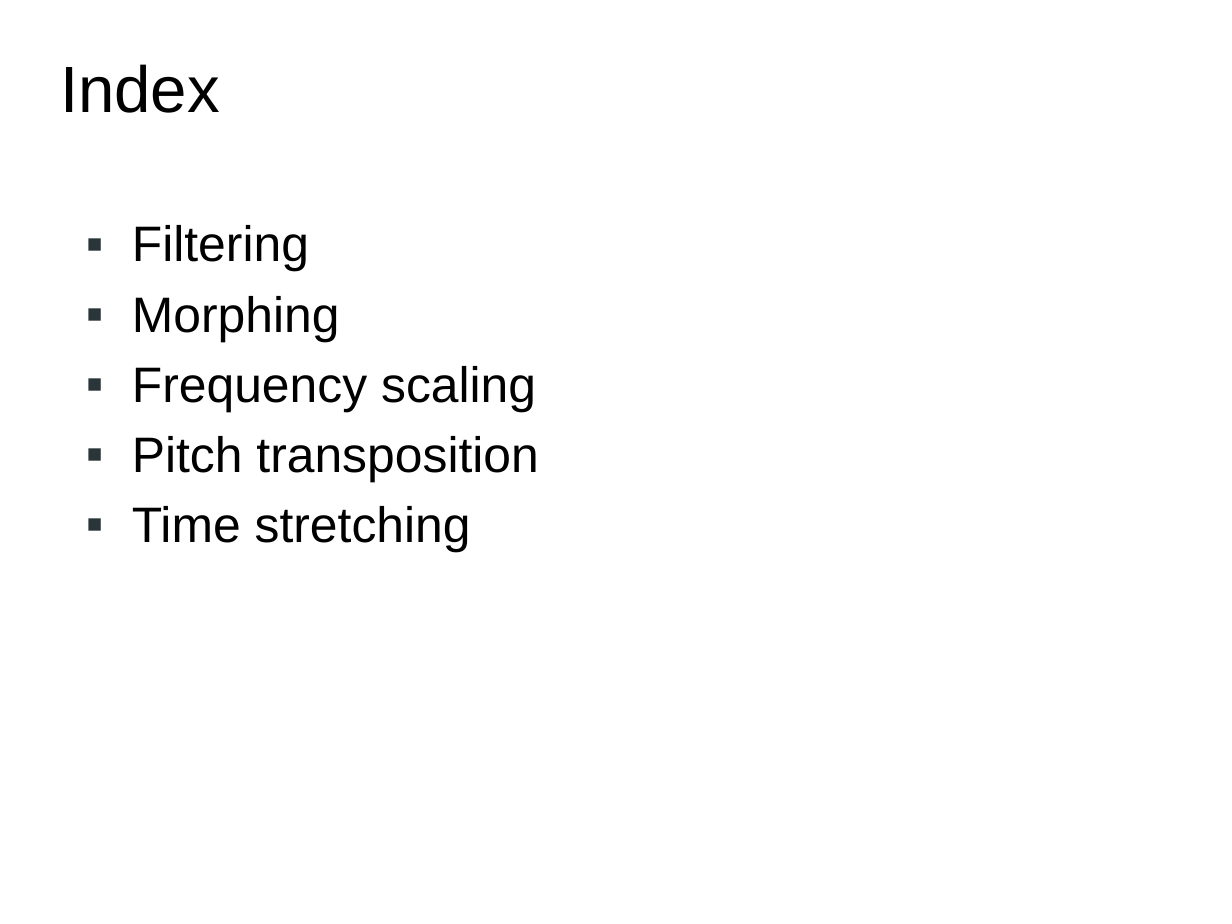
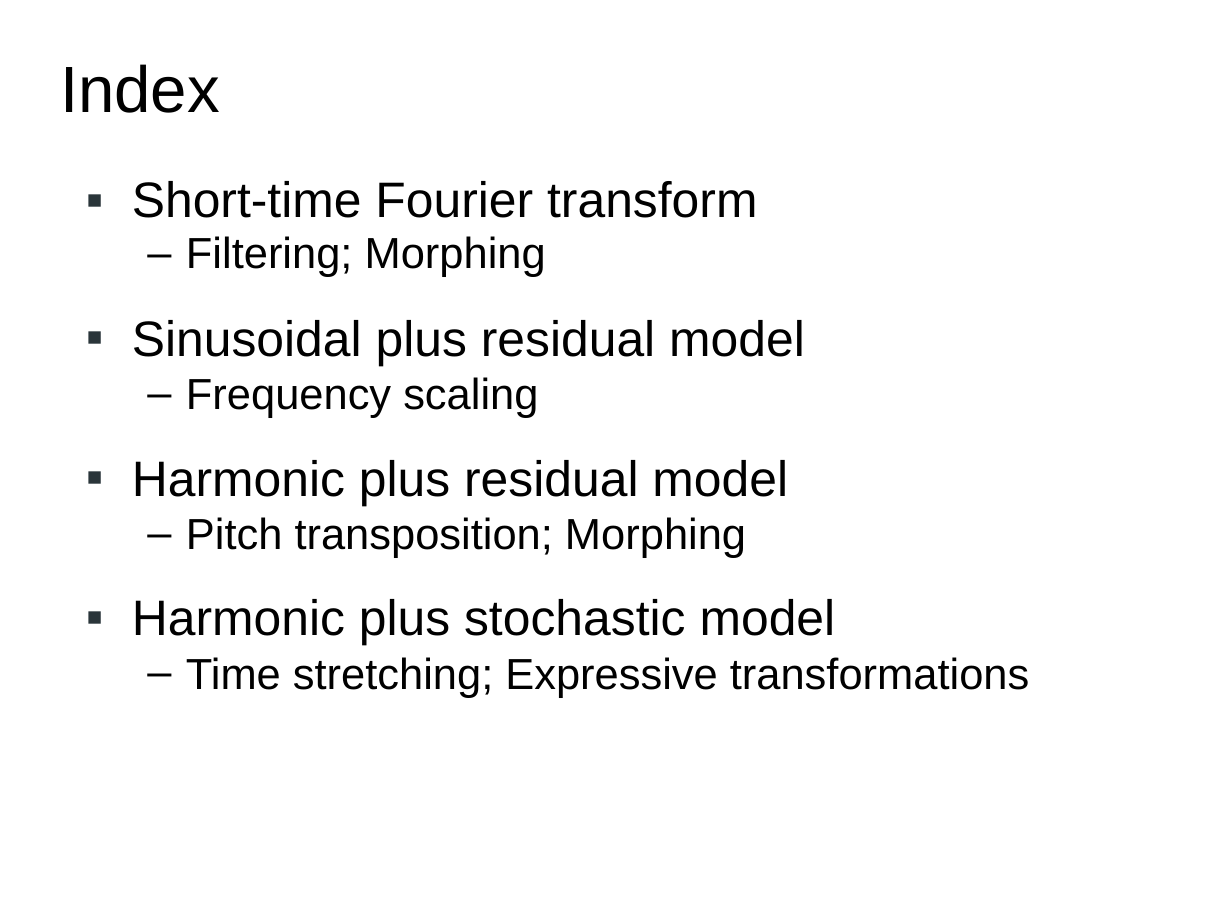
Before and after one commit to MTG/sms-tools, a slide deck: slide 2 of teaching-material/lectures/lect8-Sound-transformations/8-Sound-transformations.odp. Drawn at 1232x924 pixels with LibreOffice and Linux fonts; fonts in the diff are those of the drawing. Boxes give left, top, right and bottom in pixels: in the first picture for what was removed or moved away, otherwise in the second. Text is boxed around its words. In the diff, an @@ line names an element or a change of style, - is before the commit and + after.

```diff
--- a/teaching-material/lectures/lect8-Sound-transformations/8-Sound-transformations.odp
+++ b/teaching-material/lectures/lect8-Sound-transformations/8-Sound-transformations.odp
@@ text "Short-time Fourier transform": place and size @@
-text "Short-time Fourier transform" at <box>132,225,538,553</box>
+text "Short-time Fourier transform" at <box>132,181,1029,698</box>
@@ text at <box>132,181,805,366</box>: text changed @@
-▪ Filtering
-▪ Morphing
+▪ Short-time Fourier transform
+  – Filtering; Morphing
+▪ Sinusoidal plus residual model
@@ text at <box>186,377,538,418</box>: size 29.1 to 25.4 pt in "Frequency scaling"; bullet ▪ to –; list level 1 to 2 in "Frequency scaling"; bullet colour #2A353A to #000000 @@
@@ text at <box>132,460,1029,698</box>: text changed; size 29.1 to 25.4 pt @@
-▪ Pitch transposition
-▪ Time stretching
+▪ Harmonic plus residual model
+  – Pitch transposition; Morphing
+▪ Harmonic plus stochastic model
+  – Time stretching; Expressive transformations
```
Also in this commit, not shown: 4 other slides changed, 3 slides added, 1 slide removed, 7 other files.
